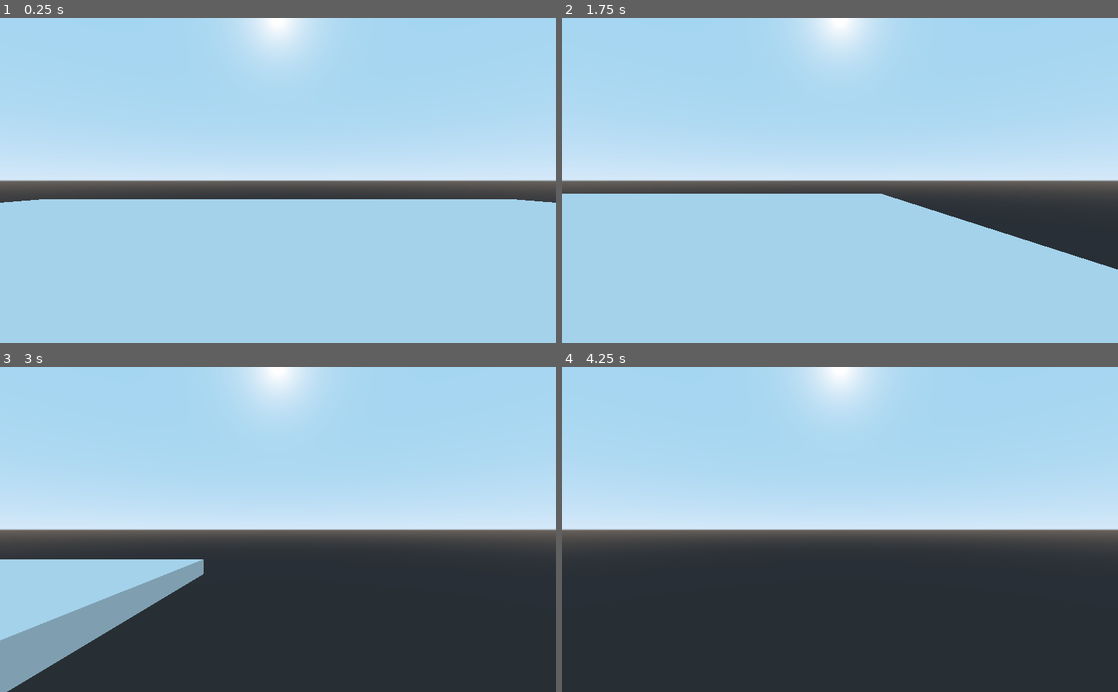
Above: before the commit, frames 1-4 (two rows, left to right).
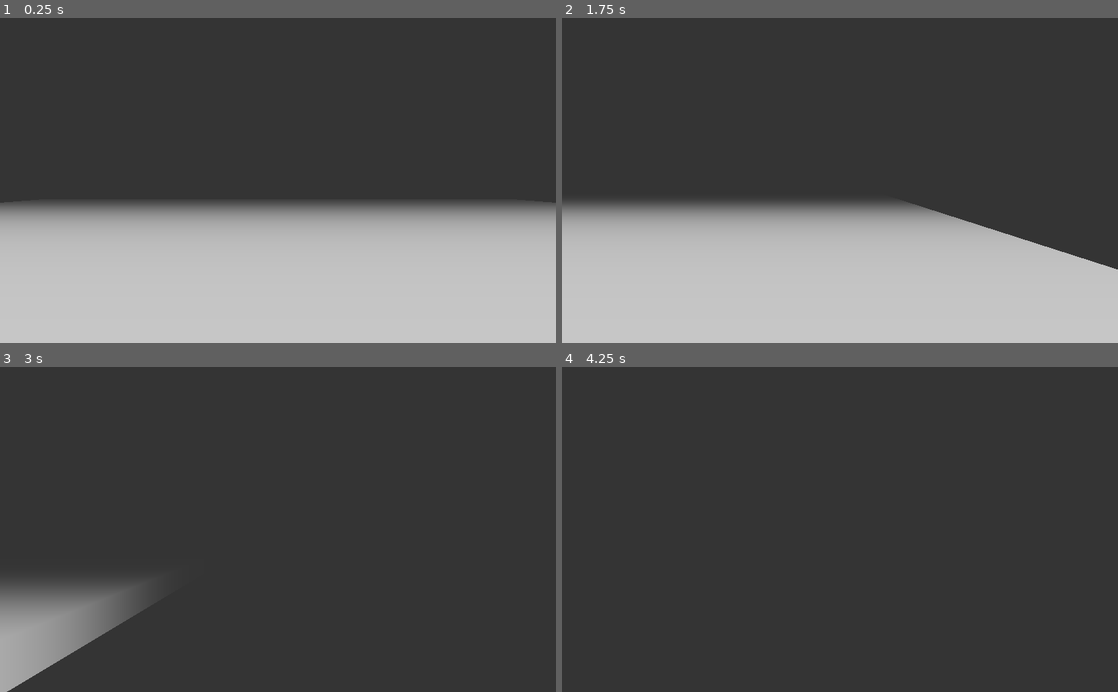
Above: after the commit, the same moments.

Repository: ANamelessGhoul/GravityGame
Game: Godot game, scene res://objects/player/player_test.tscn
The game is run twice, just before and just after one commit, with the same random seed, the same clock (stepped at 60 frames per second) and the same inputs. The project has no main scene, so this scene is started directly.
Inputs (mouse positions are in pixels of both pictures, inside the frame that each line leads up to):
- Up to frame 1 (0.25 s): no input
- Up to frame 2 (1.75 s): tap Enter at 0.5 s; move the mouse to (962, 164) at 0.52 s; hold D (right) 0.53-1.28 s; tap Space (jump) at 0.77, 1.52 s; move the mouse to (728, 196) at 1.27 s; hold S (back) from 1.28 s (still down)
- Up to frame 3 (3 s): move the mouse to (333, 458) at 2.02 s; release S (back) at 2.03 s; hold D (right) 2.03-2.78 s; move the mouse to (250, 594) at 2.77 s; hold W (forward) from 2.78 s (still down)
- Up to frame 4 (4.25 s): tap Space (jump) at 3.02, 3.77 s; move the mouse to (1006, 578) at 3.52 s; release W (forward) at 3.53 s; hold A (left) from 3.53 s (still down)

The runs differ from the first frame. In frame 1, 97% of the frame differs, in the area x 0-100%, y 0-100%; in frame 2, 93%; in frame 3, 61%; in frame 4, 52%.

Commit message:
Added depth effect

Diff:
--- a/default_env.tres
+++ b/default_env.tres
@@ -3,5 +3,8 @@
 [sub_resource type="ProceduralSky" id=1]
 
 [resource]
-background_mode = 2
+background_mode = 1
 background_sky = SubResource( 1 )
+background_energy = 0.0
+ambient_light_color = Color( 1, 1, 1, 1 )
+ambient_light_energy = 0.6
--- /dev/null
+++ b/materials/depth_material/depth_material.tres
@@ -0,0 +1,9 @@
+[gd_resource type="ShaderMaterial" load_steps=2 format=2]
+
+[ext_resource path="res://materials/depth_material/depth_shader.tres" type="Shader" id=1]
+
+[resource]
+shader = ExtResource( 1 )
+shader_param/fog_level = 0.75
+shader_param/fog_distance = 5.0
+shader_param/fog_color = Color( 0.207843, 0.207843, 0.207843, 1 )
--- /dev/null
+++ b/materials/depth_material/depth_shader.tres
@@ -0,0 +1,28 @@
+[gd_resource type="Shader" format=2]
+
+[resource]
+code = "shader_type spatial;
+render_mode unshaded, depth_test_disable;
+
+const float E = 2.7182818284590452353602874713527;
+
+uniform float fog_level = 1.0;
+uniform float fog_distance = 5.0;
+
+uniform vec4 fog_color : hint_color = vec4(1);
+
+void vertex() {
+	POSITION = vec4(VERTEX * 2.0, 1.0);
+}
+
+void fragment() {
+	float depth = texture(DEPTH_TEXTURE, SCREEN_UV).x;
+	vec3 ndc = vec3(SCREEN_UV, depth) * 2.0 - 1.0;
+	vec4 view = INV_PROJECTION_MATRIX * vec4(ndc, 1.0);
+	view.xyz /= view.w;
+
+	float linear_depth = -view.z;
+
+	vec3 screen_color = texture(SCREEN_TEXTURE, SCREEN_UV).rgb;
+	ALBEDO.rgb = mix(fog_color.rgb, screen_color, 1.0/(1.0 + pow(E, (linear_depth - fog_distance) * fog_level)));
+}"
--- a/objects/player/player.tscn
+++ b/objects/player/player.tscn
@@ -1,6 +1,10 @@
-[gd_scene load_steps=3 format=2]
+[gd_scene load_steps=5 format=2]
 
 [ext_resource path="res://objects/player/player.gd" type="Script" id=1]
+[ext_resource path="res://materials/depth_material/depth_material.tres" type="Material" id=2]
+
+[sub_resource type="QuadMesh" id=4]
+material = ExtResource( 2 )
 
 [sub_resource type="SphereShape" id=1]
 radius = 0.8
@@ -14,7 +18,10 @@
 [node name="Camera" type="Camera" parent="CameraPivot"]
 transform = Transform( 1, 0, 0, 0, -4.37114e-08, -1, 0, 1, -4.37114e-08, 0, 2.62268e-08, -0.6 )
 current = true
-far = 1000.0
+
+[node name="MeshInstance" type="MeshInstance" parent="CameraPivot/Camera"]
+transform = Transform( 1, 0, 0, 0, 1, 0, 0, 0, 1, 0, 0, -0.949139 )
+mesh = SubResource( 4 )
 
 [node name="CollisionShape" type="CollisionShape" parent="."]
 transform = Transform( 1, 0, 0, 0, -4.37114e-08, -1, 0, 1, -4.37114e-08, 0, 0.8, 0 )
--- a/Main.tscn
+++ b/scenes/world.tscn
@@ -37,7 +37,7 @@
 script = ExtResource( 2 )
 
 [node name="Walls" type="MeshInstance" parent="World"]
-transform = Transform( 1, 0, 0, 0, 1, 0, 0, 0, 1, 0, 4, 0 )
+transform = Transform( 1, 0, 0, 0, 1, 0, 0, 0, 1, -0.00614691, 3.97944, -0.929493 )
 mesh = SubResource( 1 )
 skeleton = NodePath("../..")
 
@@ -159,7 +159,7 @@
 shape = SubResource( 5 )
 
 [node name="CollisionShape5" type="CollisionShape" parent="World/Walls/StaticBody"]
-transform = Transform( -4.37114e-08, 0, 1, 0, 1, 0, -1, 0, -4.37114e-08, 2.62268e-07, 0, 6 )
+transform = Transform( -4.37114e-08, 0, 1, 0, 1, 0, -1, 0, -4.37114e-08, 2.62167e-07, 0, 6 )
 shape = SubResource( 5 )
 
 [node name="CollisionShape6" type="CollisionShape" parent="World/Walls/StaticBody"]
